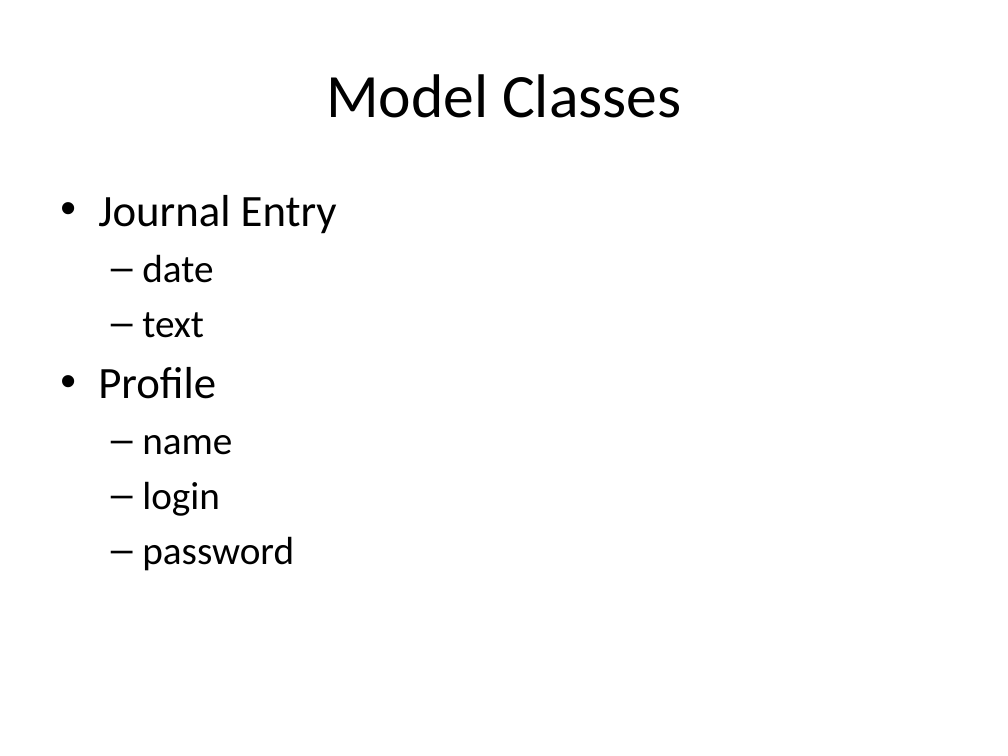
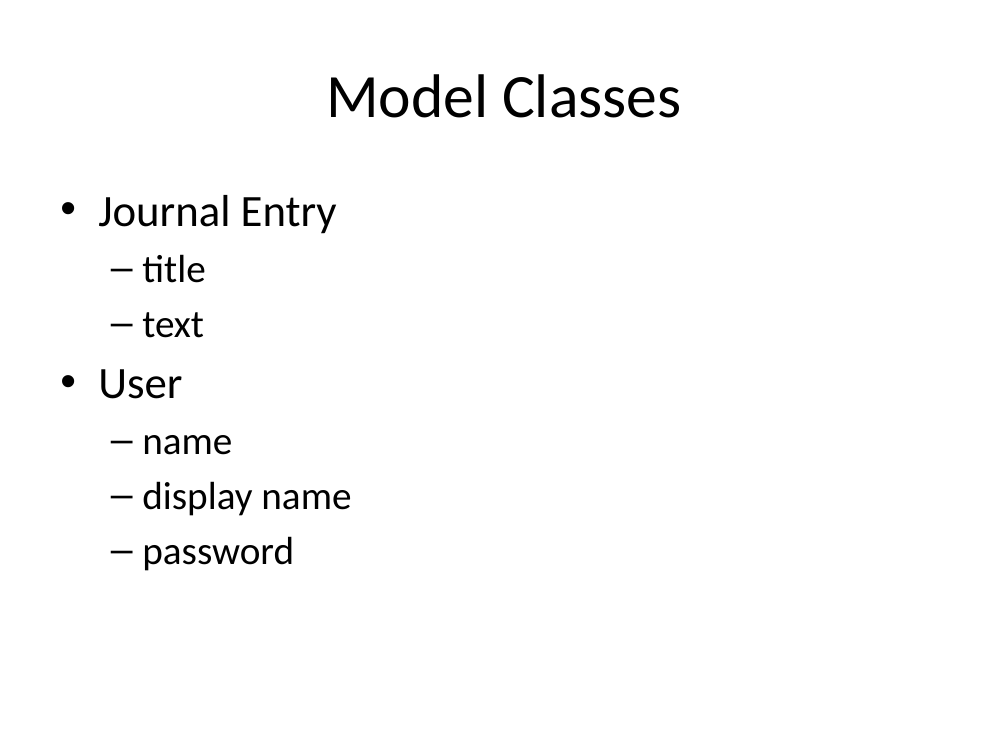
Before and after one commit to PHPEmbark/curriculum, a slide deck: slide 28 of course/4 - Organization and Projects/Organization and Projects.pptx (slide 23 before the commit). Drawn at 1008x756 pixels with LibreOffice and Linux fonts; fonts in the diff are those of the drawing. Boxes give left, top, right and bottom in pixels: in the first picture for what was removed or moved away, otherwise in the second. Text is boxed around its words. In the diff, an @@ line names an element or a change of style, - is before the commit and + after.

```diff
--- a/course/4 - Organization and Projects/Organization and Projects.pptx
+++ b/course/4 - Organization and Projects/Organization and Projects.pptx
@@ text at (142,254,205,283): text changed @@
-  – date
+  – title
@@ text at (98,369,182,399): text changed @@
-• Profile
+• User
@@ text at (142,481,351,516): text changed @@
-  – login
+  – display name
```
Also in this commit, not shown: 4 other slides changed, 8 slides added, 1 slide removed, 11 other files.
